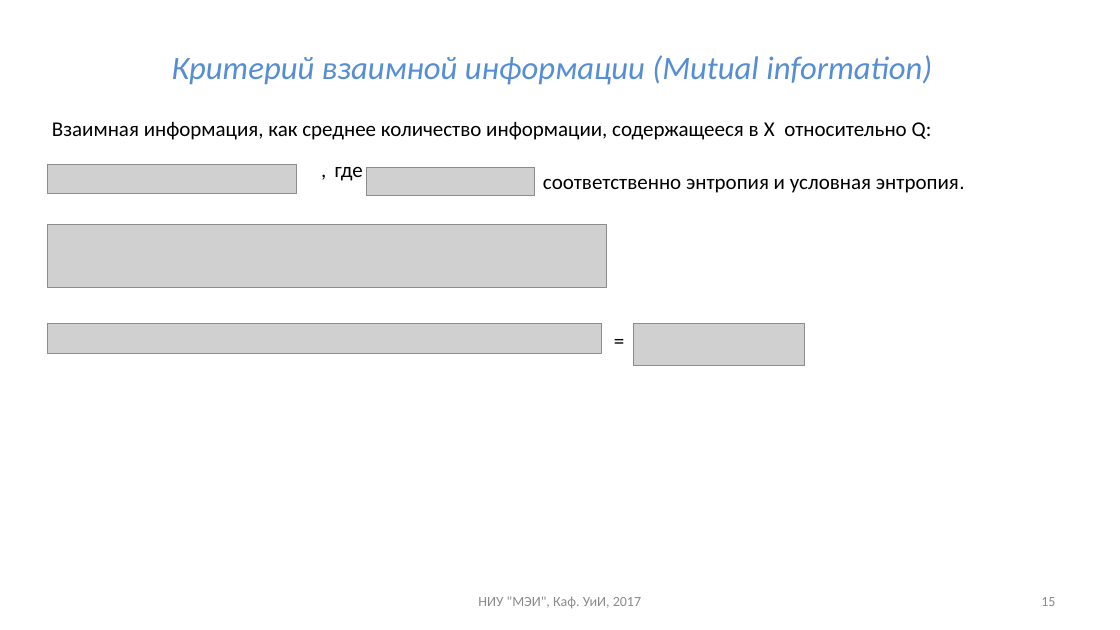
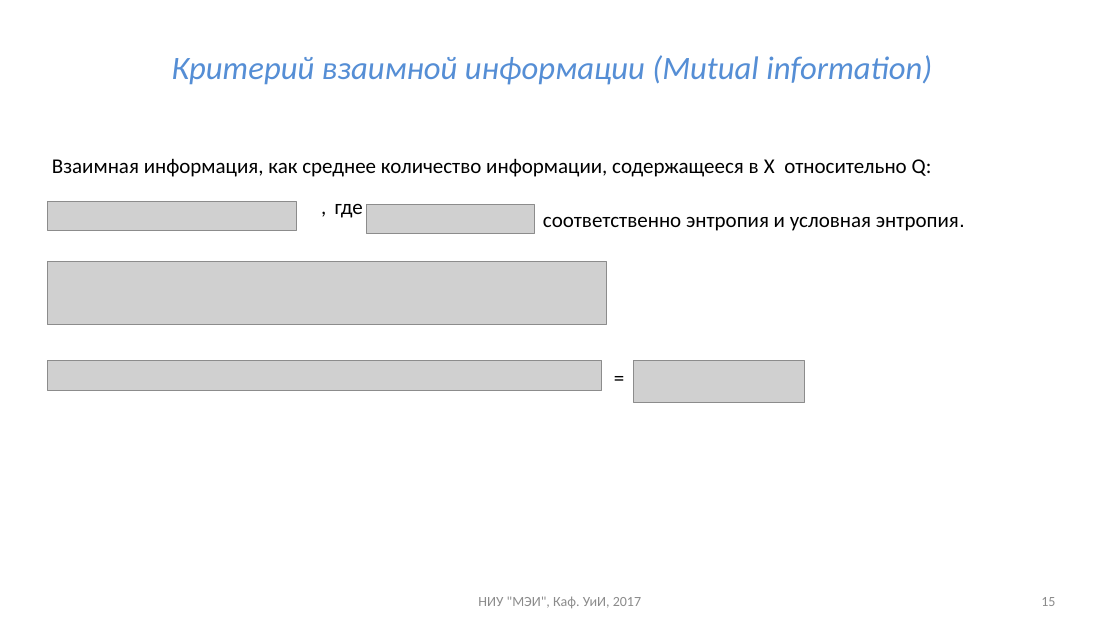
Before and after one commit to uii-mpei/uii-mpei.github.io, a slide deck: slide 15 of study/courses/iis/IIS_lec_2.pptx. Drawn at 1120x630 pixels with LibreOffice and Linux fonts; fonts in the diff are those of the drawing; grey boxes stand for pictures. Boxes give left, top, right and bottom in pixels: in the first picture for what was removed or moved away, otherwise in the second. Text is boxed around its words. In the diff, an @@ line names an element or a change of style, - is before the commit and + after.

```diff
--- a/study/courses/iis/IIS_lec_2.pptx
+++ b/study/courses/iis/IIS_lec_2.pptx
@@ text "Взаимная информация, как среднее количество ...": place and size @@
-text "Взаимная информация, как среднее количество ..." at [52,121,932,140]
+text "Взаимная информация, как среднее количество ..." at [52,158,932,177]
@@ picture removed at [48,165,296,193] @@
@@ picture removed at [366,167,535,196] @@
@@ picture added at [48,202,296,230] @@
@@ picture added at [366,204,535,233] @@
@@ 3 texts, 1 picture: place and size @@
-3 texts, 1 picture at [48,167,965,357]
+3 texts, 1 picture at [48,204,965,394]
@@ picture removed at [48,323,602,354] @@
@@ picture removed at [634,323,805,365] @@
@@ picture added at [48,360,602,391] @@
@@ picture added at [634,360,805,402] @@
```
Also in this commit, not shown: 4 other slides changed, 3 other files.
